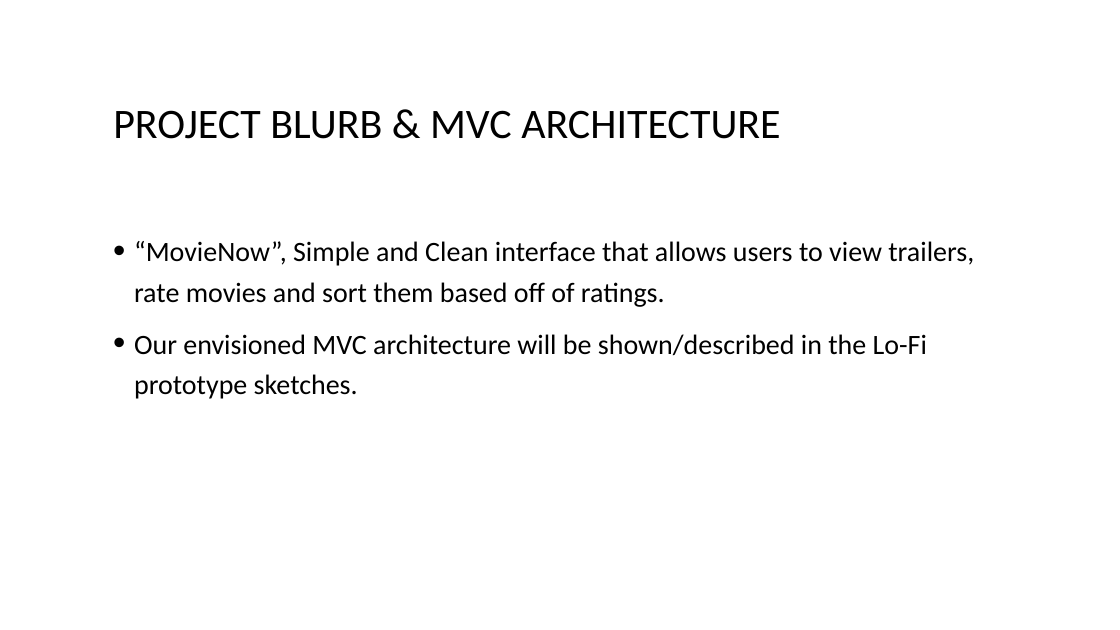
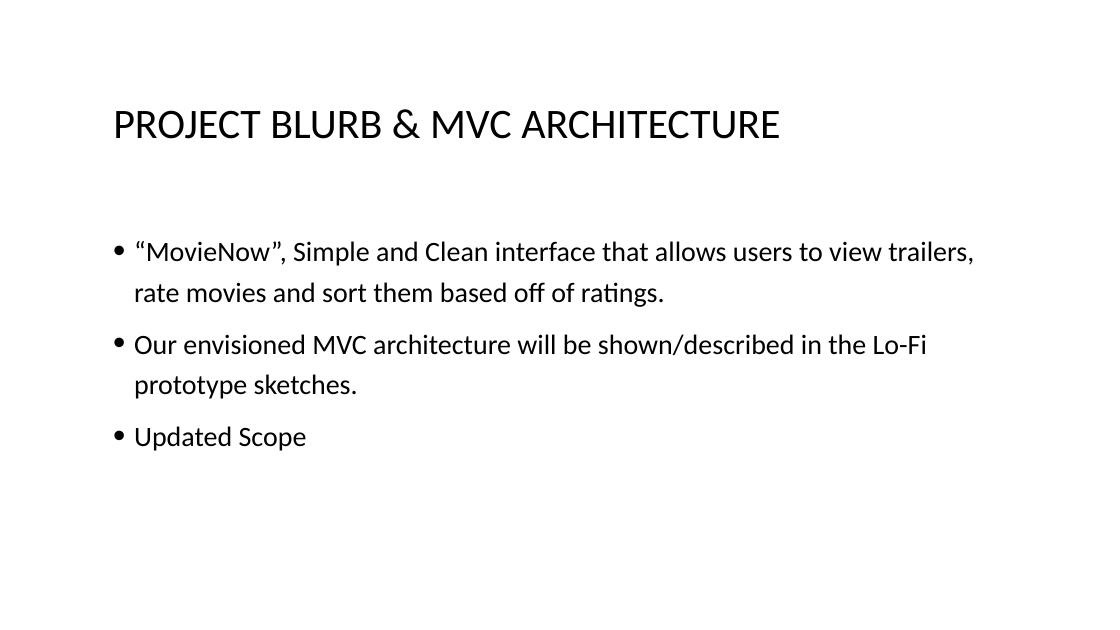
Before and after one commit to alpacamusical/Project-ENSE-374, a slide deck: slide 2 of Documentation/Milestone 2.ppt. Drawn at 1120x630 pixels with LibreOffice and Linux fonts; fonts in the diff are those of the drawing; background and template pictures are left out. Boxes give left, top, right and bottom in pixels: in the first picture for what was removed or moved away, otherwise in the second. Text is boxed around its words. In the diff, an @@ line names an element or a change of style, - is before the commit and + after.

```diff
--- a/Documentation/Milestone 2.ppt
+++ b/Documentation/Milestone 2.ppt
@@ text at (134,426,307,451): paragraph added @@
+• Updated Scope
```
Also in this commit, not shown: 2 slides added, 1 slide removed.
